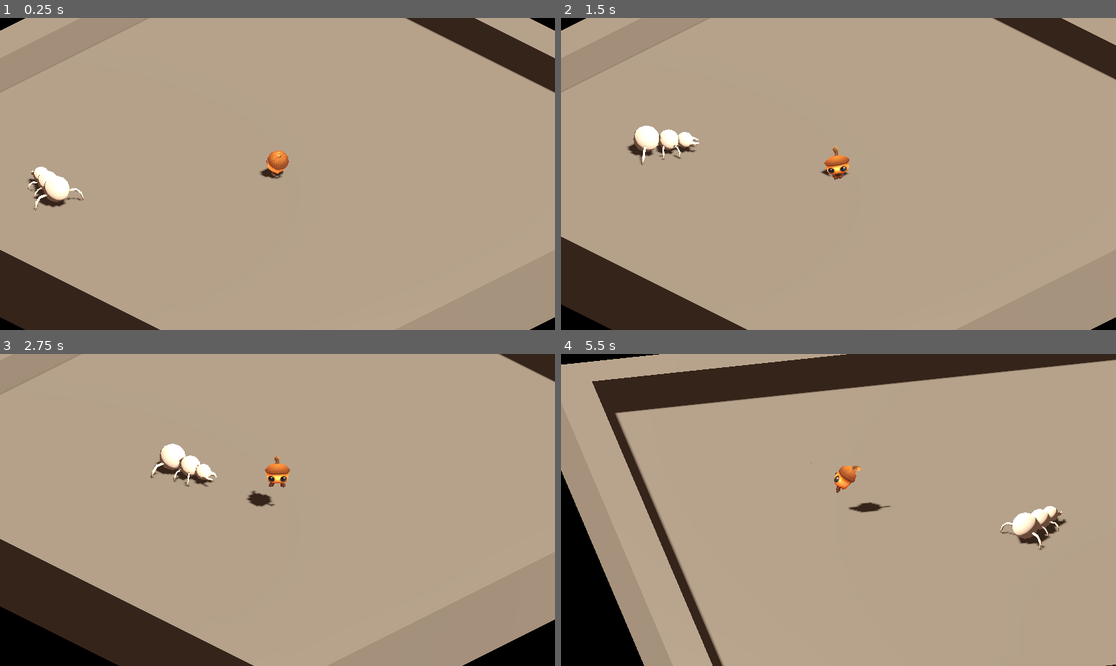
Above: before the commit, frames 1-4 (two rows, left to right).
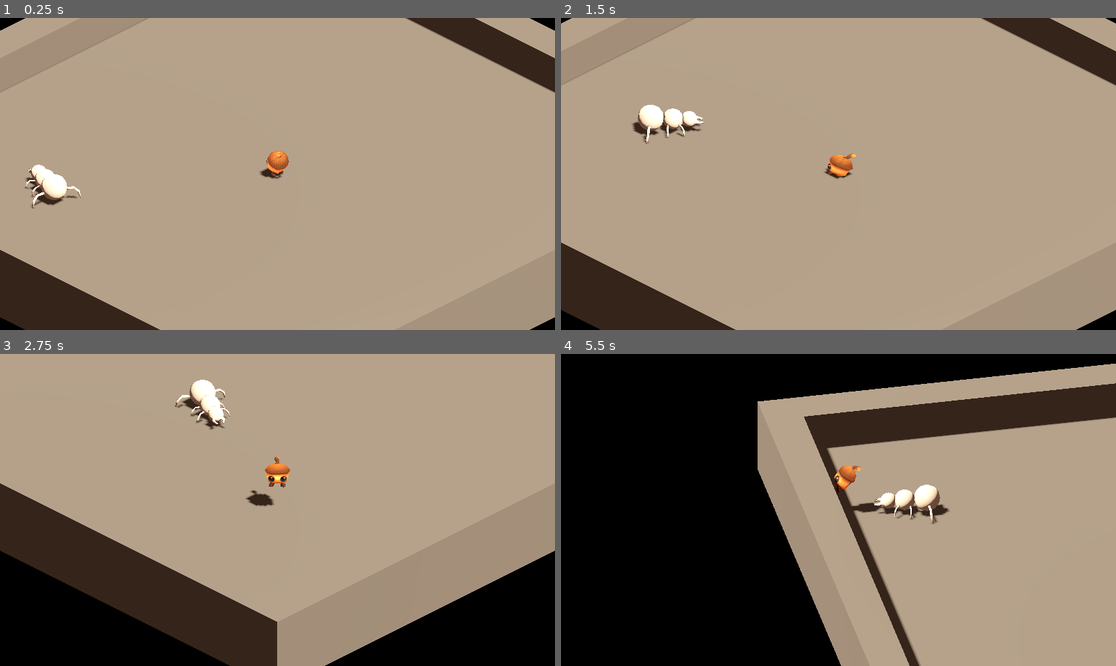
Above: after the commit, the same moments.

Repository: Fanny-Pack-Studios/team-achura-ggj2023
Game: Godot game, scene res://Main.tscn
The game is run twice, just before and just after one commit, with the same random seed, the same clock (stepped at 60 frames per second) and the same inputs.
Inputs (mouse positions are in pixels of both pictures, inside the frame that each line leads up to):
- Up to frame 1 (0.25 s): no input
- Up to frame 2 (1.5 s): move the mouse to (960, 158) at 0.52 s; press the mouse at (960, 158) at 0.53 s; hold D (right) 0.53-1.28 s; tap Shift (walking) at 0.8, 1.35 s; move the mouse to (727, 189) at 1.27 s; release the mouse at (727, 189) at 1.28 s; hold S (down) from 1.28 s (still down)
- Up to frame 3 (2.75 s): click (166, 525) at 1.55 s; move the mouse to (333, 441) at 2.02 s; release S (down) at 2.03 s; press the mouse at (333, 441) at 2.03 s; hold D (right) from 2.03 s (still down); tap Shift (walking) at 2.3 s
- Up to frame 4 (5.5 s): move the mouse to (810, 572) at 2.77 s; release D (right) at 2.78 s; release the mouse at (810, 572) at 2.78 s; hold W (up) 2.78-3.53 s; tap Shift (walking) at 2.85, 3.8, 5.3 s; click (810, 572) at 3.05 s; move the mouse to (1005, 556) at 3.52 s; hold Q 3.53-4.28 s; hold A (left) 3.53-5.03 s; move the mouse to (672, 463) at 4.27 s; tap E at 4.35 s; click (672, 463) at 4.55 s; move the mouse to (866, 510) at 5.02 s; press the mouse at (866, 510) at 5.03 s; hold S (down) from 5.03 s (still down)

The runs differ from the first frame. In frame 1, 0.4% of the frame differs, in the area x 4-100%, y 0-62%; in frame 2, 3.7%; in frame 3, 23%; in frame 4, 50%, in the area x 0-100%, y 0-100%.

Commit message:
Sid ahora usa el mismo comportamiento que la hormiguita

Diff:
--- a/godot-project/Main.tscn
+++ b/godot-project/Main.tscn
@@ -21,9 +21,9 @@
 
 [node name="Main" type="Node3D"]
 
-[node name="Sid" parent="." instance=ExtResource("1_p3mek")]
+[node name="Sid" parent="." node_paths=PackedStringArray("camera") instance=ExtResource("1_p3mek")]
 transform = Transform3D(1, 0, 0, 0, 1, 0, 0, 0, 1, 0, 0, 0)
-camera_path = NodePath("../CameraPivot/Camera3D")
+camera = NodePath("../CameraPivot/Camera3D")
 
 [node name="TestLevel" parent="." instance=ExtResource("2_jacgm")]
 
--- a/godot-project/src/characters/Enemies/Ant.gd
+++ b/godot-project/src/characters/Enemies/Ant.gd
@@ -10,7 +10,9 @@
 func _physics_process(delta):
 	super._physics_process(delta)
 	if is_instance_valid(target):
-		$AccelerationBehaviour.towards_target(_target_position())
+		$AccelerationBehaviour.towards_target(_target_position(), move_speed)
+	else:
+		$AccelerationBehaviour.clear_target()
 
 
 func look_at_quat(quat):
--- a/godot-project/src/characters/behaviours/AccelerationBehaviour.gd
+++ b/godot-project/src/characters/behaviours/AccelerationBehaviour.gd
@@ -4,7 +4,6 @@
 var target_direction: Vector3 = Vector3()
 var target_velocity: Vector3 = Vector3()
 
-@export var move_speed = 2
 @export var acceleration_magnitude := 20.0
 @export var friction := 50.0
 @export var turn_speed := PI
@@ -13,8 +12,6 @@
 @export var accelerate_forward := false
 
 const PARENT_WRONG_TYPE_ERROR = "This behaviour requires a CharacterBody3D parent"
-
-var active := true
 
 var velocity: Vector3: set = set_velocity, get = get_velocity
 
@@ -34,10 +31,17 @@
 func character() -> CharacterBody3D:
 	return get_parent()
 
-func towards_target(target: Vector3):
-	var to_target = target - character().position
-	target_velocity = to_target.limit_length(move_speed)
-	target_direction = to_target.normalized()
+func towards_target(target: Vector3, speed: float):
+	towards_direction(target - character().position, speed)
+
+func towards_direction(direction: Vector3, speed: float):
+	var normalized_dir = direction.normalized()
+	target_velocity = normalized_dir * speed
+	target_direction = normalized_dir
+
+func clear_target():
+	target_velocity = Vector3.ZERO
+	target_direction = Vector3.ZERO
 
 func _physics_process(delta):
 	var acceleration_to_use = friction if target_velocity.is_zero_approx() else acceleration_magnitude
@@ -45,7 +49,7 @@
 	var target_velocity_to_use = target_velocity
 
 	if accelerate_forward:
-		target_velocity_to_use = MathUtils.forward(character().global_transform) * move_speed
+		target_velocity_to_use = MathUtils.forward(character().global_transform) * target_velocity.length()
 
 	if can_fly:
 		target_velocity_to_use =  MathUtils.xz_vector(target_velocity_to_use)
--- a/godot-project/src/characters/behaviours/Character.gd
+++ b/godot-project/src/characters/behaviours/Character.gd
@@ -8,6 +8,7 @@
 var gravity_magnitude : float = ProjectSettings.get_setting("physics/3d/default_gravity")
 
 var moving := true
+
 func _physics_process(delta):
 	if affected_by_gravity:
 		velocity += gravity_vector * gravity_magnitude * delta
--- a/godot-project/src/characters/sid/Sid.tscn
+++ b/godot-project/src/characters/sid/Sid.tscn
@@ -1,8 +1,8 @@
-[gd_scene load_steps=20 format=3 uid="uid://dps6wvsckkj11"]
+[gd_scene load_steps=21 format=3 uid="uid://dps6wvsckkj11"]
 
 [ext_resource type="Script" path="res://src/characters/sid/SidController.gd" id="1_l1tjl"]
-[ext_resource type="PackedScene" uid="uid://c3fxdt3ca1215" path="res://assets/gltf/Player.gltf" id="2_j5eyj"]
-[ext_resource type="Material" uid="uid://dlijnxpa7xuwg" path="res://assets/materials/seedBoy.tres" id="3_lx01h"]
+[ext_resource type="PackedScene" uid="uid://cqw1vdb12iiub" path="res://assets/gltf/Player.gltf" id="2_j5eyj"]
+[ext_resource type="Script" path="res://src/characters/behaviours/AccelerationBehaviour.gd" id="3_4ta14"]
 
 [sub_resource type="CapsuleShape3D" id="CapsuleShape3D_hafaq"]
 radius = 0.245524
@@ -110,4 +110,7 @@
 parameters/Plant/TimeScale/scale = 1.0
 parameters/Unplant/TimeScale/scale = -1.0
 
+[node name="AccelerationBehaviour" type="Node" parent="."]
+script = ExtResource("3_4ta14")
+
 [editable path="Player"]
--- a/godot-project/src/characters/sid/SidController.gd
+++ b/godot-project/src/characters/sid/SidController.gd
@@ -1,23 +1,14 @@
 extends Character
 
-
-
-@export var running_speed: float = 4
-@export var walking_speed: float = 2
-
-var walking: bool = false
-
-@export var camera_path: NodePath
-
-@onready var camera: Camera3D = get_node_or_null(camera_path)
+@export var camera: Camera3D
 
 var input_direction_3d: Vector3 = Vector3()
-
-@export var turn_speed: float = 5 * PI
 
 @onready var animation_player = $Player/AnimationPlayer
 
 @export var can_cancel_plant: bool = true
+@export var move_speed := 5.0
+
 var planting: bool = false
 
 func _physics_process(delta):
@@ -40,44 +31,22 @@
 
 	if not planting:
 		if input_direction_3d != Vector3.ZERO:
-			var target_quat = Quaternion(Basis(input_direction_3d.rotated(Vector3.UP, -PI/2), Vector3.UP, -input_direction_3d))
-			var current_quat = Quaternion(transform.basis.orthonormalized())
+			$AccelerationBehaviour.towards_direction(input_direction_3d, move_speed)
 
-			var angleDiff = target_quat.angle_to(current_quat)
+			change_state("Run")
+		else:
+			$AccelerationBehaviour.clear_target()
 
-			var max_delta_rotation = turn_speed * delta
+			change_state("Idle")
 
-			if(max_delta_rotation >= angleDiff):
-				current_quat = target_quat
-			else:
-				var weight = max_delta_rotation / angleDiff
+	super._physics_process(delta)
 
-				current_quat = current_quat.slerp(target_quat, weight)
-
-			var scale = transform.basis.get_scale()
-
-			transform.basis = Basis(current_quat).scaled(scale)
-
-			#transform.basis = Basis(current_front_vector.rotated(Vector3.UP, -PI/2), Vector3.UP, -current_front_vector)
-
-			var forward_velocity = get_speed() * -global_transform.basis.z
-			velocity.x = forward_velocity.x
-			velocity.z = forward_velocity.z
-			if animation_state_machine().get_current_node() != "Run":
-				animation_state_machine().travel("Run")
-		else:
-			if animation_state_machine().get_current_node() != "Idle":
-				animation_state_machine().travel("Idle")
-			velocity.x = 0
-			velocity.z = 0
-
-	move_and_slide()
+func change_state(new_state):
+	if animation_state_machine().get_current_node() != new_state:
+		animation_state_machine().travel(new_state)
 
 func animation_state_machine() -> AnimationNodeStateMachinePlayback:
 	return $AnimationTree["parameters/playback"]
-
-func get_speed():
-	return walking_speed if walking else running_speed
 
 func process_input():
 	var input_direction = Input.get_vector("left", "right", "up", "down")
@@ -90,8 +59,6 @@
 	else:
 		input_direction_3d = Vector3.ZERO
 
-	walking = Input.is_action_pressed("walking")
-
 
 func _ready():
 	for anim in ["Idle", "Run"]:
